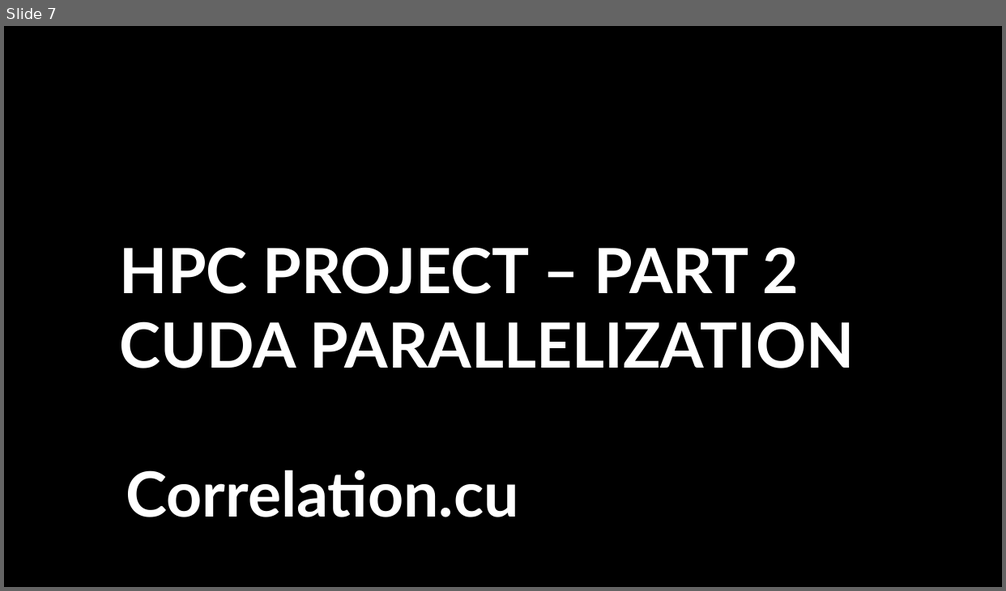
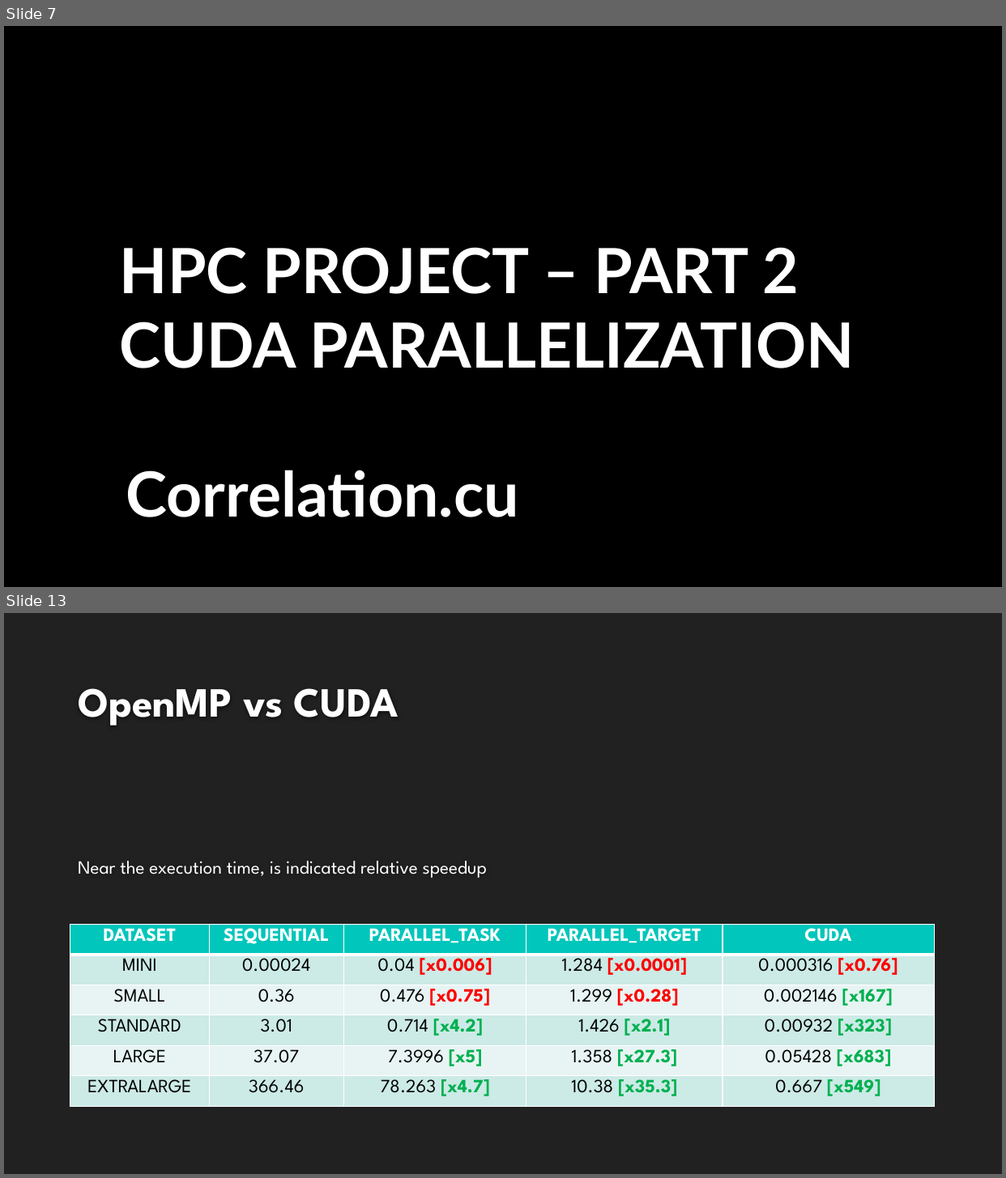
Before and after one commit to magicoderx/hpc-project, a slide deck: Progetto_HPC.pptx. Shown one above the other, each under a label of ours: slide 7 before the commit, slides 7 and 13 after it; the slides between them are not shown. The pictures are 1006x591 and 1006x1178 pixels, drawn with LibreOffice and Linux fonts; fonts in the diff are those of the drawing; background and template pictures are left out. Boxes give left, top, right and bottom in pixels: in the first picture for what was removed or moved away, otherwise in the second. Text is boxed around its words. In the diff, an @@ line names an element or a change of style, - is before the commit and + after.

```diff
--- a/Progetto_HPC.pptx
+++ b/Progetto_HPC.pptx
@@ slide 13 added at box(4, 613, 1002, 1174), background #212121 @@
@@ title added at box(78, 688, 399, 726), 40 pt, text #FEFEFE, bold @@
+OpenMP vs CUDA
@@ text added at box(78, 861, 487, 878), 18 pt, text #FFFFFF @@
+Near the execution time, is indicated relative speedup
@@ table added at box(70, 924, 935, 1106), 6 rows, 5 columns @@
+DATASET | SEQUENTIAL | PARALLEL_TASK | PARALLEL_TARGET | CUDA
+MINI | 0.00024 | 0.04 [x0.006] | 1.284 [x0.0001] | 0.000316 [x0.76]
+SMALL | 0.36 | 0.476 [x0.75] | 1.299 [x0.28] | 0.002146 [x167]
+STANDARD | 3.01 | 0.714 [x4.2] | 1.426 [x2.1] | 0.00932 [x323]
+LARGE | 37.07 | 7.3996 [x5] | 1.358 [x27.3] | 0.05428 [x683]
+EXTRALARGE | 366.46 | 78.263 [x4.7] | 10.38 [x35.3] | 0.667 [x549]
```
Also in this commit, not shown: 6 other slides added, 2 other files.
